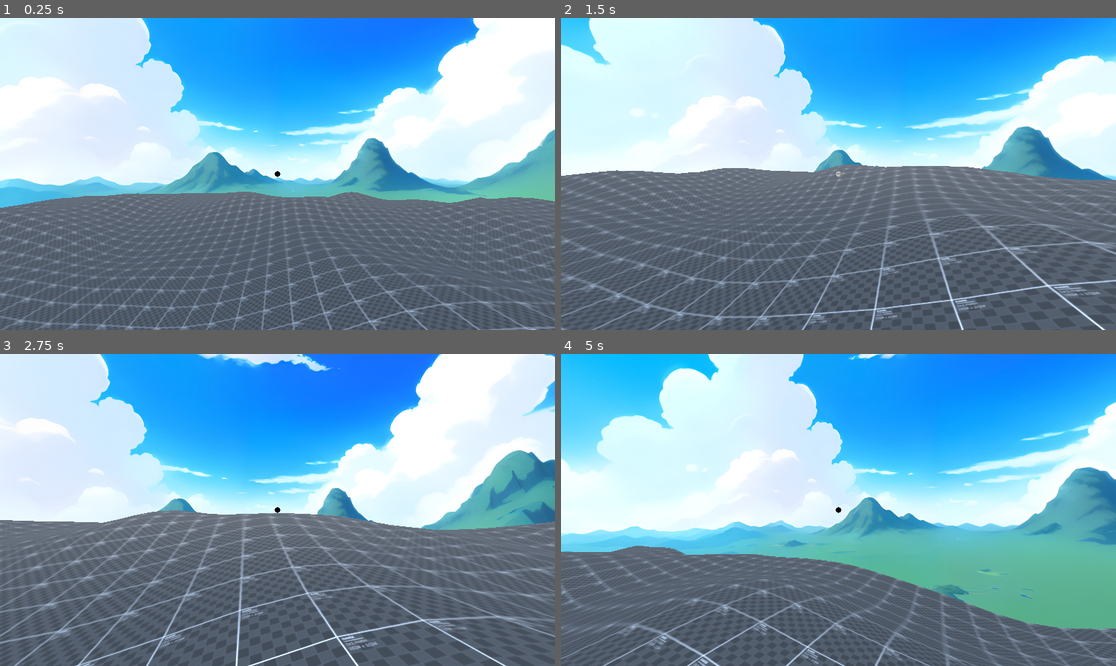
Above: before the commit, frames 1-4 (two rows, left to right).
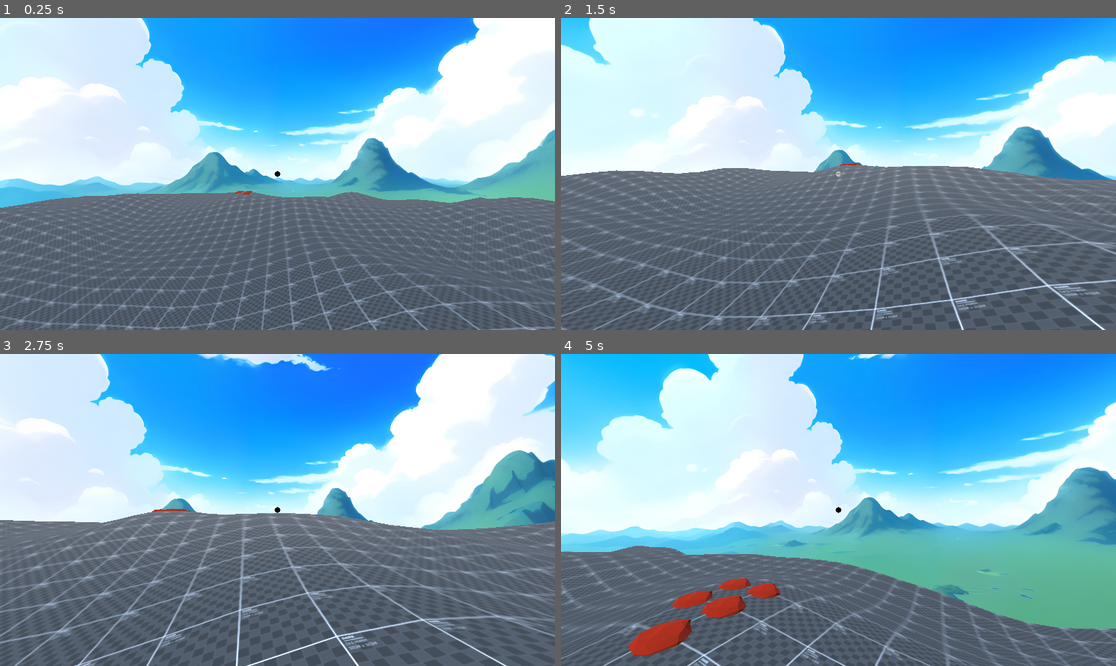
Above: after the commit, the same moments.

Repository: dairycultist/New-Hand-in-Mootown
Game: Godot game, scene res://world.tscn
Two runs of this game, one before a commit and one after it. Both use one fixed random seed, a clock stepped at 60 frames per second and the inputs below.
Inputs (mouse positions are in pixels of both pictures, inside the frame that each line leads up to):
- Up to frame 1 (0.25 s): no input
- Up to frame 2 (1.5 s): tap Enter (ui_accept) at 0.5, 0.77 s; move the mouse to (866, 174) at 0.52 s; hold E (interact) 0.53-1.28 s; hold W (walk_up) from 0.53 s (still down); move the mouse to (810, 174) at 1.27 s; tap E (interact) at 1.35 s
- Up to frame 3 (2.75 s): keep holding W (walk_up); tap Enter (ui_accept) at 1.52 s; move the mouse to (288, 503) at 2.02 s; hold E (interact) from 2.03 s (still down)
- Up to frame 4 (5 s): keep holding W (walk_up); move the mouse to (832, 516) at 2.77 s; release E (interact) at 2.78 s; tap E (interact) at 2.85, 4.35 s; tap Enter (ui_accept) at 3.02, 3.77, 4.52 s; move the mouse to (877, 513) at 3.52 s; hold E (interact) 3.53-4.28 s; move the mouse to (794, 506) at 4.27 s

The runs differ from the first frame. In frame 1, less than 0.1% of the frame differs, in the area x 42-46%, y 55-57%; in frame 2, 0.1%; in frame 3, 0.8%; in frame 4, 2.2%, in the area x 0-98%, y 61-100%.

Commit message:
Prep inventory system

Diff:
--- a/crop/crop.gdshader
+++ b/crop/crop.gdshader
@@ -18,14 +18,14 @@
 
 void fragment() {
 
-	float growth2 = pow(growth, 2.0);
+	float growth_pow = pow(growth, 4.0);
 
 	// convert from sRGB to linear RGB
 	// (normal fac is 2.2 but this works better for shaded)
 	ALBEDO = pow3(texture(tex, UV).rgb, 3) * vec3(
-		mix(0.3, 1.0, growth2),
-		mix(0.5, 1.0, growth2),
-		mix(0.3, 1.0, growth2)
+		mix(0.3, 1.0, growth_pow),
+		mix(0.5, 1.0, growth_pow),
+		mix(0.3, 1.0, growth_pow)
 	);
 }
 
--- /dev/null
+++ b/crop/dirt_patch.tscn
@@ -0,0 +1,16 @@
+[gd_scene load_steps=3 format=3 uid="uid://bm2sxwun7x5wx"]
+
+[ext_resource type="ArrayMesh" uid="uid://nvpxbftiu2l1" path="res://crop/dirt_patch.obj" id="1_118kw"]
+
+[sub_resource type="SphereShape3D" id="SphereShape3D_pkg7o"]
+radius = 0.237511
+
+[node name="DirtPatch" type="StaticBody3D"]
+
+[node name="Collider" type="CollisionShape3D" parent="."]
+transform = Transform3D(1, 0, 0, 0, 1, 0, 0, 0, 1, 0, -0.279348, 0)
+shape = SubResource("SphereShape3D_pkg7o")
+
+[node name="Mesh" type="MeshInstance3D" parent="."]
+transform = Transform3D(0.2, 0, 0, 0, 0.2, 0, 0, 0, 0.2, 0, -0.181538, 0)
+mesh = ExtResource("1_118kw")
--- a/player_controller.gd
+++ b/player_controller.gd
@@ -1,6 +1,7 @@
 extends CharacterBody3D
 
 var CARROT := preload("res://crop/carrot.tscn")
+var DIRT_PATCH := preload("res://crop/dirt_patch.tscn")
 
 @export_group("GUI")
 @export var crosshair : CanvasItem
@@ -94,9 +95,24 @@
 			held = looking_holdable
 			held.linear_damp = 10
 
-		# planting
-		elif looking_node and looking_node.name == "DirtPatch" and looking_node.get_child_count() == 2:
+		# depending on what we're holding, there may be
+		# other actions we can perform, like planting or troweling
+		elif looking_node and looking_node.name.contains("DirtPatch"):
 
+			# destroy a dirt patch with the trowel
+			looking_node.queue_free()
+
+		elif looking_node:
+
+			# place a dirt patch with the trowel
+			var dirt_patch := DIRT_PATCH.instantiate()
+			looking_node.add_child(dirt_patch)
+			dirt_patch.global_position = looking_position + Vector3(0, 0.15, 0)
+			dirt_patch.name = "DirtPatch"
+
+		elif looking_node and looking_node.name.contains("DirtPatch") and looking_node.get_child_count() == 2:
+
+			# plant a carrot on a dirt patch with a carrot seed bag
 			var carrot := CARROT.instantiate()
 			looking_node.add_child(carrot)
 			carrot.position = Vector3.ZERO
--- a/terrain.gd
+++ b/terrain.gd
@@ -1,4 +1,6 @@
 extends StaticBody3D
+
+var DIRT := preload("res://crop/dirt_patch.tscn")
 
 @export var SIZE := 128
 @export var MAX_HEIGHT := 4
@@ -34,6 +36,13 @@
 			uvs.append(Vector2(x, z))
 
 			height_map.append(height)
+
+			# debug
+			if height > 3.5:
+				var dirt := DIRT.instantiate()
+				add_child(dirt)
+				dirt.position = Vector3(x - half_size, height + 0.15, z - half_size)
+				dirt.name = "DirtPatch"
 
 	# upper bound inclusivity is so annoying
 	for z in SIZE - 1:
--- a/world.tscn
+++ b/world.tscn
@@ -1,11 +1,10 @@
-[gd_scene load_steps=15 format=3 uid="uid://ids5d4hu0cvp"]
+[gd_scene load_steps=13 format=3 uid="uid://ids5d4hu0cvp"]
 
 [ext_resource type="Script" uid="uid://cho1b2afucinu" path="res://player_controller.gd" id="1_fj7yv"]
 [ext_resource type="Script" uid="uid://c8isjemgcwtr4" path="res://terrain.gd" id="2_gbfbk"]
 [ext_resource type="Material" uid="uid://qlv7l76vqd6d" path="res://debug.tres" id="3_gbfbk"]
 [ext_resource type="Shader" uid="uid://jssol36neqch" path="res://crosshair.gdshader" id="4_aqk2v"]
 [ext_resource type="Texture2D" uid="uid://b66rif0rccsgv" path="res://clouds_anime_6k.jpg" id="5_036b0"]
-[ext_resource type="ArrayMesh" uid="uid://nvpxbftiu2l1" path="res://crop/dirt_patch.obj" id="6_dwbse"]
 
 [sub_resource type="CapsuleShape3D" id="CapsuleShape3D_gv5m4"]
 
@@ -30,9 +29,6 @@
 [sub_resource type="Environment" id="Environment_gbfbk"]
 background_mode = 2
 sky = SubResource("Sky_pkg7o")
-
-[sub_resource type="SphereShape3D" id="SphereShape3D_pkg7o"]
-radius = 0.237511
 
 [node name="World" type="Node3D"]
 
@@ -84,14 +80,3 @@
 
 [node name="WorldEnvironment" type="WorldEnvironment" parent="."]
 environment = SubResource("Environment_gbfbk")
-
-[node name="DirtPatch" type="StaticBody3D" parent="."]
-transform = Transform3D(1, 0, 0, 0, 1, 0, 0, 0, 1, 0, 3, 0)
-
-[node name="Collider" type="CollisionShape3D" parent="DirtPatch"]
-transform = Transform3D(1, 0, 0, 0, 1, 0, 0, 0, 1, 0, -0.279348, 0)
-shape = SubResource("SphereShape3D_pkg7o")
-
-[node name="Mesh" type="MeshInstance3D" parent="DirtPatch"]
-transform = Transform3D(0.2, 0, 0, 0, 0.2, 0, 0, 0, 0.2, 0, -0.181538, 0)
-mesh = ExtResource("6_dwbse")
